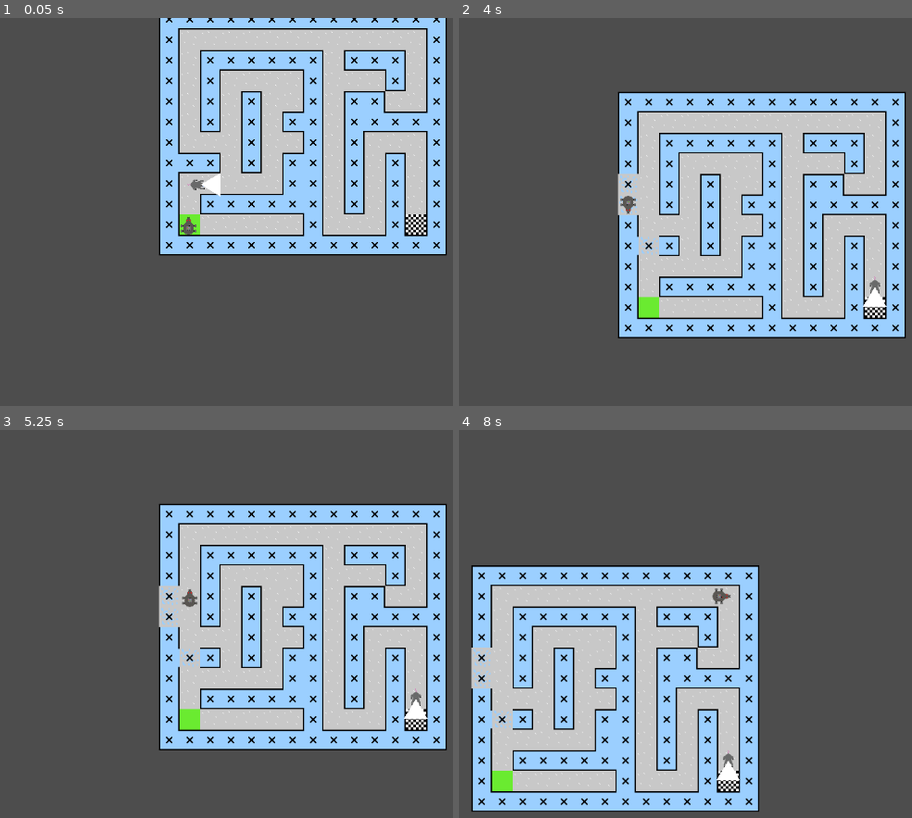
Above: before the commit, frames 1-4 (two rows, left to right).
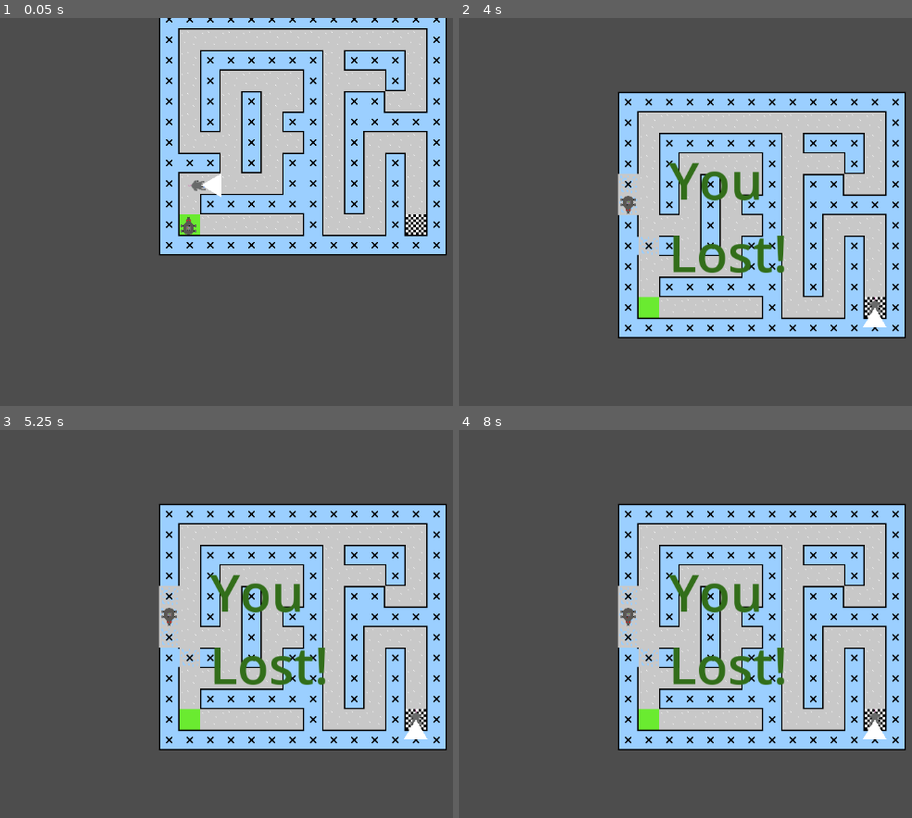
Above: after the commit, the same moments.

Repository: johannagroven/dontratmeout
Game: Godot game, scene res://main.tscn
Two runs of this game, one before a commit and one after it. Both use one fixed random seed, a clock stepped at 60 frames per second and the inputs below.
Inputs:
- Up to frame 1 (0.05 s): no input
- Up to frame 2 (4 s): tap Enter at 0.5 s; hold Up (ui_up) 0.53-2.03 s; tap 3 every 0.75 s from 0.6 to 3.6 s; hold Left (ui_left) 2.03-3.53 s; hold Down (ui_down) from 3.53 s (still down)
- Up to frame 3 (5.25 s): tap Space at 4.25 s; release Down (ui_down) at 4.28 s; hold Right (ui_right) 4.28-5.03 s; tap 3 at 4.35, 5.1 s; tap Enter at 5 s; hold Up (ui_up) from 5.03 s (still down)
- Up to frame 4 (8 s): release Up (ui_up) at 5.78 s; hold Right (ui_right) from 5.78 s (still down); tap 3 at 5.85, 6.6, 7.35 s

The runs differ from the first frame. In frame 1, less than 0.1% of the frame differs, in the area x 41-49%, y 40-47%; in frame 2, 2.0%; in frame 3, 2.4%; in frame 4, 60%, in the area x 2-99%, y 19-99%.
Error before the commit: Invalid assignment of property or key 'text' with value of type 'String' on a base object of type 'null instance'. (res://mob.gd:181)

Commit message:
Add states and text bigger on level

Diff:
--- a/character.gd
+++ b/character.gd
@@ -8,8 +8,14 @@
 	RIGHT
 }
 
+enum STATES {
+	PLAYING,
+	WON,
+	LOST
+}
+
 var facing = FACINGS.UP
-
+var state = STATES.PLAYING
 ## Set to the tile map you want to walk in.
 @export var tile_map: TileMap = null
 
@@ -94,6 +100,8 @@
 
 func get_movement():
 	var input_direction: Vector2 = Input.get_vector("ui_left", "ui_right", "ui_up", "ui_down")
+	if state != STATES.PLAYING:
+		return Vector2(0,0)
 	return input_direction
 
 func _physics_process(_p_delta: float) -> void:
@@ -109,6 +117,8 @@
 		facing = facingFromVector(input_direction)
 		var vision_poly = get_node("Polygon2D")
 		rotation_degrees = (facingToRotDeg(facing))
+		var goalLabel = get_node("goalLabel")
+		#goalLabel.rotation_degrees = -(facingToRotDeg(facing))
 		# Convert global position into a tile coordinate.
 		# We don't assume we are already snapped to the tile grid.
 		var position_relative_to_tile_map: Vector2 = tile_map.to_local(global_position)
@@ -154,6 +164,13 @@
 		# Up/down are held or analog stick is *more* up/down than left/right.
 		return Vector2(0, roundf(p_input_direction.y))
 
+func set_state(s):
+	if state == STATES.PLAYING:
+		state = s
+		if s == STATES.WON:
+			get_node(^"../goalLabel").text = "You\nWin!"
+		elif s == STATES.LOST:
+			get_node(^"../goalLabel").text = "You\nLost!"
 
 ## Can we enter a given tile coordinate?
 ## Our character has a collider and moves using the physics system so that it interacts properly
@@ -168,7 +185,8 @@
 		return false
 	if tile_data.get_custom_data("isGoal"):
 		# TODO Something Reasonable
-		get_node("goalLabel").text = "You\nWin!"
+		#get_node("goalLabel").text = "You\nWin!"
+		set_state(STATES.WON)
 	return tile_data.get_collision_polygons_count(0) < 1
 
 func _input(event):
--- a/character.tscn
+++ b/character.tscn
@@ -57,6 +57,7 @@
 size = Vector2(14, 14)
 
 [sub_resource type="LabelSettings" id="LabelSettings_pjt0s"]
+font_size = 50
 font_color = Color(0.109804, 0.784314, 0, 1)
 
 [node name="character" type="CharacterBody2D" unique_id=1886798678]
@@ -81,8 +82,9 @@
 shape = SubResource("RectangleShape2D_ujape")
 
 [node name="goalLabel" type="Label" parent="." unique_id=1654164957]
-offset_left = -14.0
-offset_top = -26.0
-offset_right = 26.0
-offset_bottom = 23.0
+offset_left = -67.0
+offset_top = -49.0
+offset_right = 69.0
+offset_bottom = 49.0
+theme_override_font_sizes/font_size = 80
 label_settings = SubResource("LabelSettings_pjt0s")
--- a/main.tscn
+++ b/main.tscn
@@ -597,6 +597,10 @@
 sources/4 = SubResource("TileSetAtlasSource_vivmo")
 sources/5 = SubResource("TileSetAtlasSource_efxa6")
 
+[sub_resource type="LabelSettings" id="LabelSettings_4c57u"]
+font_size = 80
+font_color = Color(0.19775072, 0.43107134, 0.102956004, 1)
+
 [node name="main" type="Node2D" unique_id=1689015029]
 
 [node name="tile_map" type="TileMap" parent="." unique_id=1665508455]
@@ -607,12 +611,21 @@
 
 [node name="character" parent="." unique_id=605842106 node_paths=PackedStringArray("tile_map") instance=ExtResource("2_3m31f")]
 position = Vector2(14, 306)
+collision_layer = 2
+collision_mask = 2
 tile_map = NodePath("../tile_map")
 tiles_per_second = 5.0
 
 [node name="mouse" parent="." unique_id=1103297182 node_paths=PackedStringArray("tile_map") instance=ExtResource("3_h2yge")]
-position = Vector2(18, 243)
+position = Vector2(20, 245)
 script = ExtResource("4_1bvp3")
 tile_map = NodePath("../tile_map")
 
 [node name="Timer" type="Timer" parent="." unique_id=99995754]
+
+[node name="goalLabel" type="Label" parent="." unique_id=2073888049]
+offset_left = 47.0
+offset_top = 50.0
+offset_right = 352.0
+offset_bottom = 212.0
+label_settings = SubResource("LabelSettings_4c57u")
--- a/mob.gd
+++ b/mob.gd
@@ -178,7 +178,9 @@
 		return false
 	if tile_data.get_custom_data("isGoal"):
 		# TODO Something Reasonable
-		get_node("goalLabel").text = "You\nWin!"
+		#get_node(^"../character/goalLabel").text = "You\nLost!"
+		var player = get_node(^"../character")
+		player.set_state(player.STATES.LOST)
 	return tile_data.get_collision_polygons_count(0) < 1
 
 func follow_path():
Not shown: 1 places in character.tscn that only renumber resources
Not shown: 1 places in main.tscn that only renumber resources
